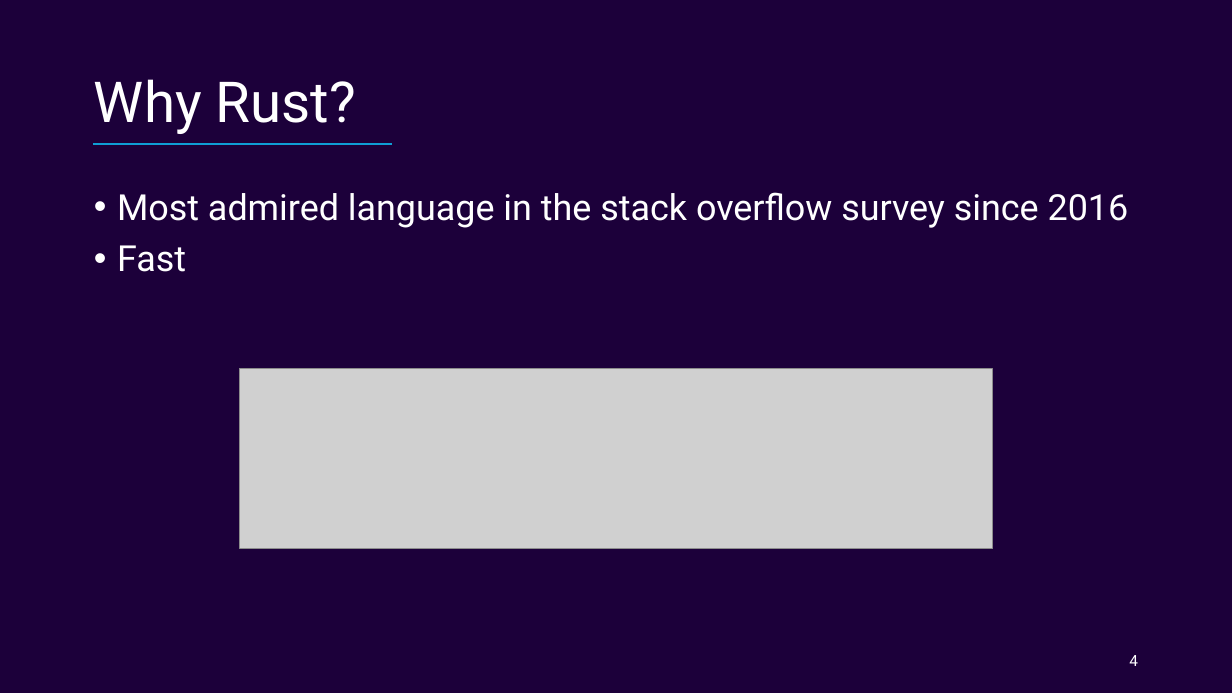
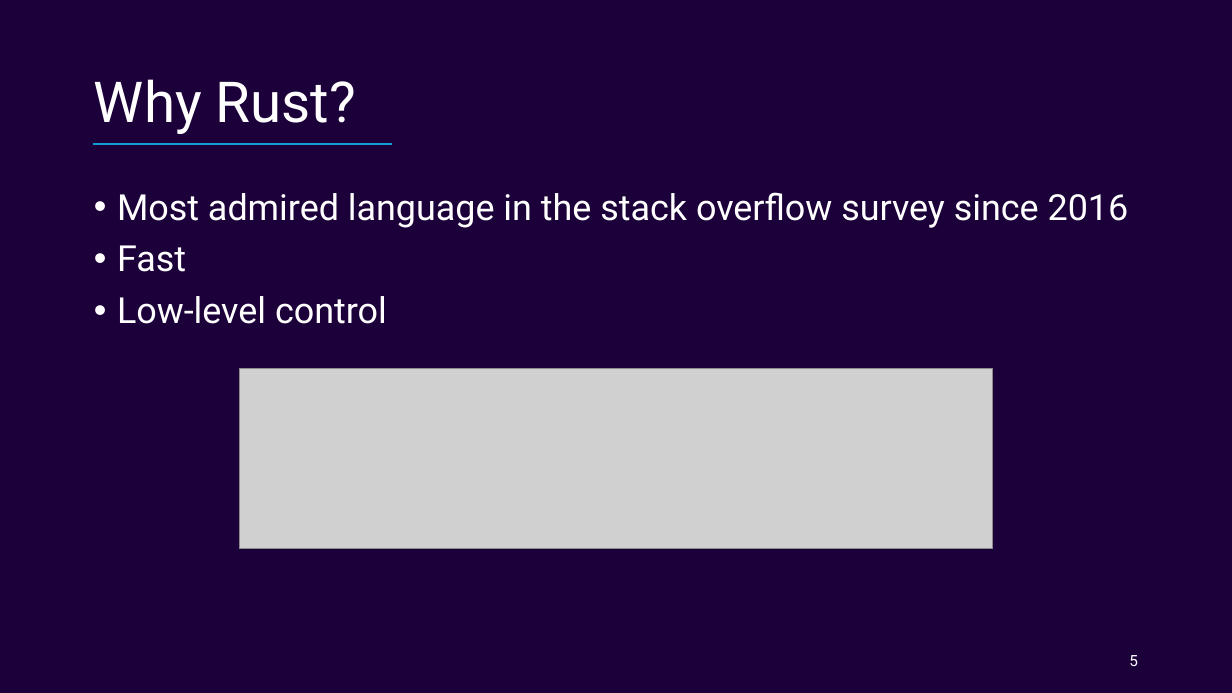
Before and after one commit to Ordina-Group/pythoneers-rust-workshop, a slide deck: slide 5 of Rust.pptx (slide 4 before the commit). Drawn at 1232x693 pixels with LibreOffice and Linux fonts; fonts in the diff are those of the drawing; grey boxes stand for pictures. Boxes give left, top, right and bottom in pixels: in the first picture for what was removed or moved away, otherwise in the second. Text is boxed around its words. In the diff, an @@ line names an element or a change of style, - is before the commit and + after.

```diff
--- a/Rust.pptx
+++ b/Rust.pptx
@@ text at <box>117,296,387,324</box>: paragraph added @@
+• Low-level control
@@ page number at <box>1129,655,1138,666</box>: text changed @@
-4
+5
```
Also in this commit, not shown: 7 other slides changed, 1 slide added.
